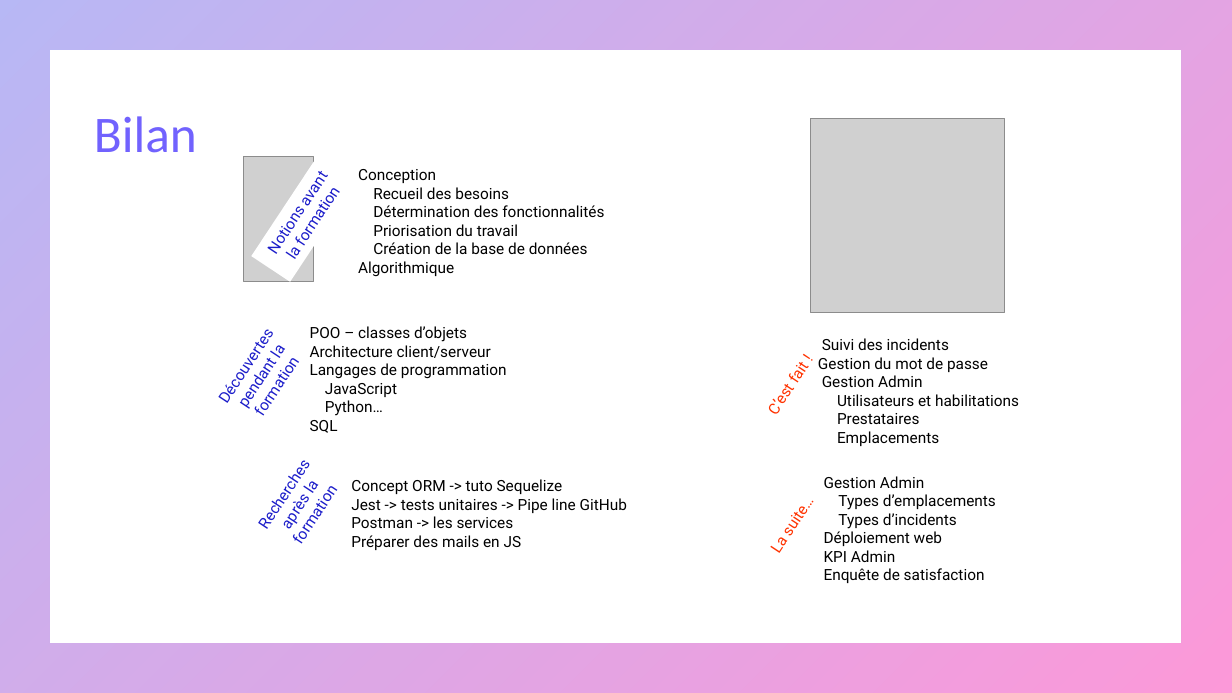
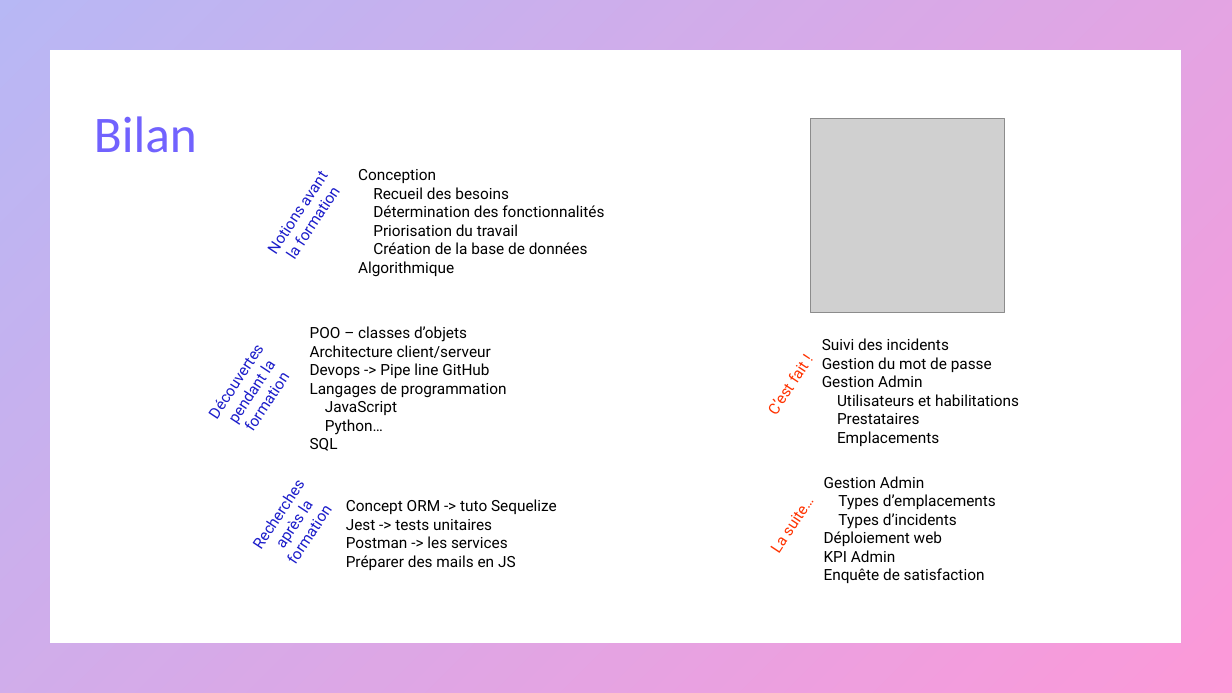
Before and after one commit to mapette/sos_immo_backend, a slide deck: slide 20 of doc/présentation V3.pptx. Drawn at 1232x693 pixels with LibreOffice and Linux fonts; fonts in the diff are those of the drawing; grey boxes stand for pictures. Boxes give left, top, right and bottom in pixels: in the first picture for what was removed or moved away, otherwise in the second. Text is boxed around its words. In the diff, an @@ line names an element or a change of style, - is before the commit and + after.

Commit message:
presentation

```diff
--- a/doc/présentation V3.pptx
+++ b/doc/présentation V3.pptx
@@ picture removed at (244,157,314,282) @@
@@ text "Découvertes pendant la formation": place and size @@
-text "Découvertes pendant la formation" at (263,350,285,359)
+text "Découvertes pendant la formation" at (253,366,275,375)
@@ text "Suivi des incidents" rewrapped from (818,338,1019,446) to (822,338,1019,446) @@
@@ text at (310,363,489,378): paragraph added @@
+Devops -> Pipe line GitHub
@@ text "Recherches après la formation": place and size @@
-text "Recherches après la formation" at (296,486,318,495)
+text "Recherches après la formation" at (291,506,313,515)
@@ text "Concept ORM -> tuto Sequelize": place and size @@
-text "Concept ORM -> tuto Sequelize" at (351,479,627,550)
+text "Concept ORM -> tuto Sequelize" at (346,499,557,570)
@@ text at (346,519,492,530): text changed @@
-Jest -> tests unitaires -> Pipe line GitHub
+Jest -> tests unitaires
```
Also in this commit, not shown: 1 other file.
